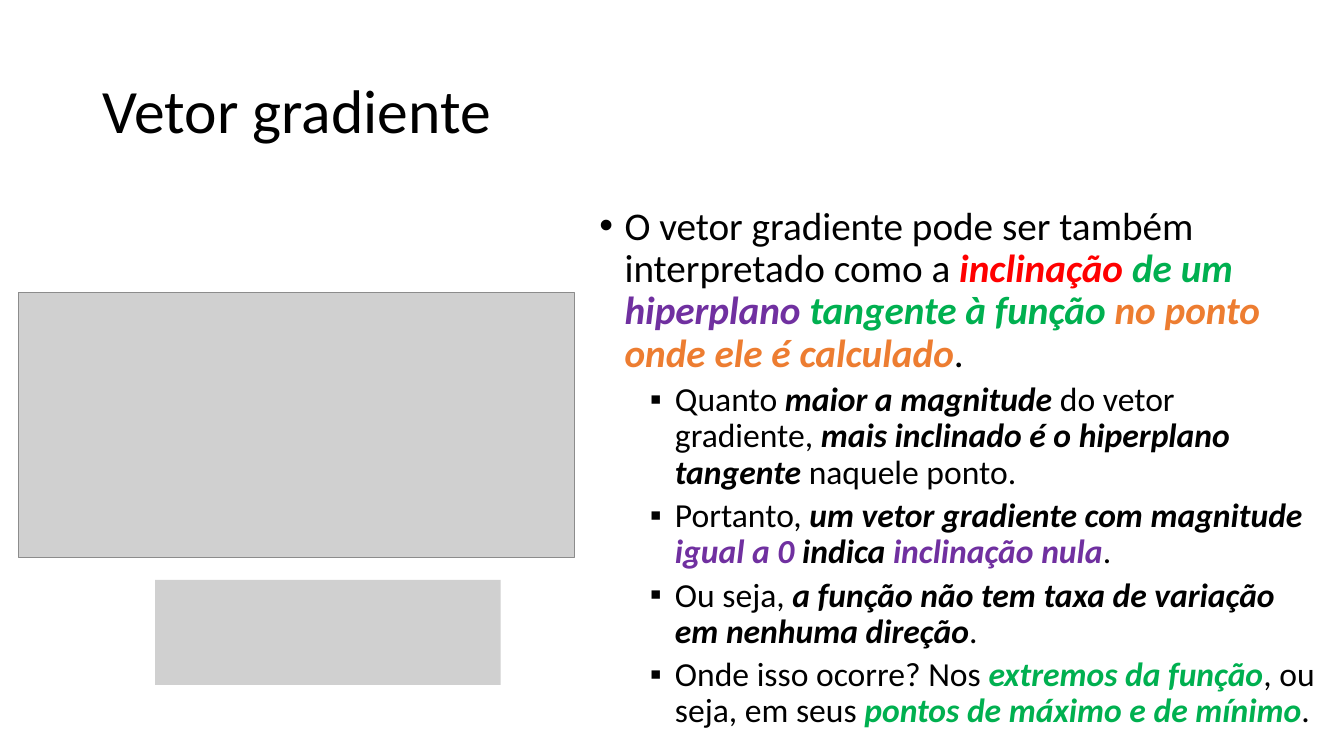
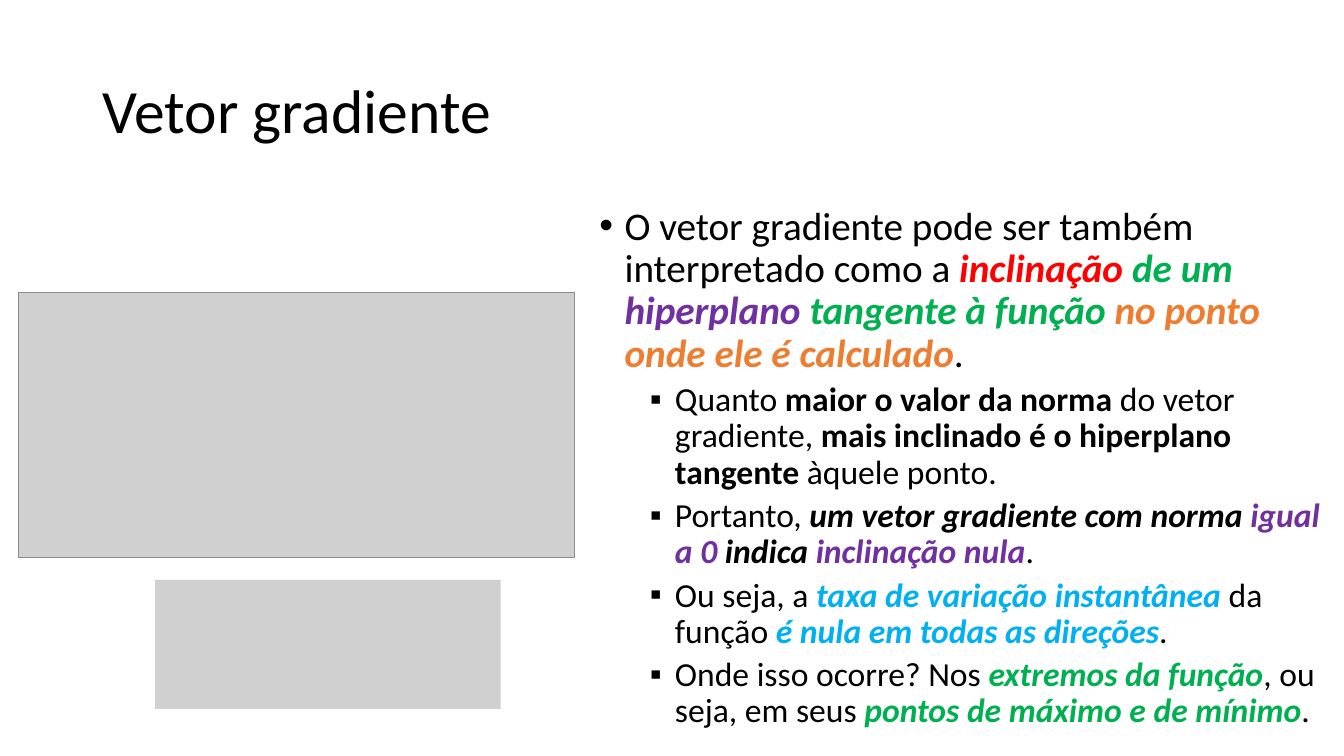
Before and after one commit to zz4fap/t319_aprendizado_de_maquina, a slide deck: slide 7 of slides/T319_Regressão_Linear (Parte II).pptx. Drawn at 1344x756 pixels with LibreOffice and Linux fonts; fonts in the diff are those of the drawing; grey boxes stand for pictures. Boxes give left, top, right and bottom in pixels: in the first picture for what was removed or moved away, otherwise in the second. Text is boxed around its words. In the diff, an @@ line names an element or a change of style, - is before the commit and + after.

Commit message:
update of slides

```diff
--- a/slides/T319_Regressão_Linear (Parte II).pptx
+++ b/slides/T319_Regressão_Linear (Parte II).pptx
@@ text at bbox=[675, 387, 1320, 649]: text changed; italic off @@
-  ▪ Quanto maior a magnitude do vetor gradiente, mais inclinado é o hiperplano tangente naquele ponto.
-  ▪ Portanto, um vetor gradiente com magnitude igual a 0 indica inclinação nula.
-  ▪ Ou seja, a função não tem taxa de variação em nenhuma direção.
+  ▪ Quanto maior o valor da norma do vetor gradiente, mais inclinado é o hiperplano tangente àquele ponto.
+  ▪ Portanto, um vetor gradiente com norma igual a 0 indica inclinação nula.
+  ▪ Ou seja, a taxa de variação instantânea da função é nula em todas as direções.
@@ picture: place and size @@
-picture at bbox=[155, 580, 501, 685]
+picture at bbox=[155, 580, 501, 709]
```
Also in this commit, not shown: 10 other slides changed, 1 other file.
